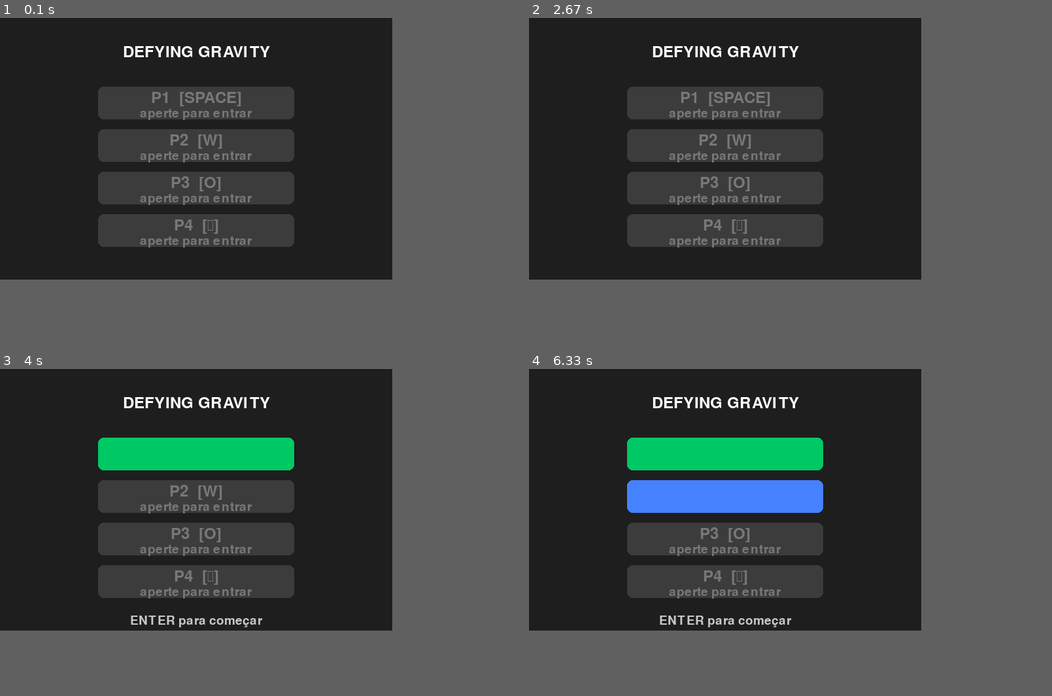
Above: before the commit, frames 1-4 (two rows, left to right).
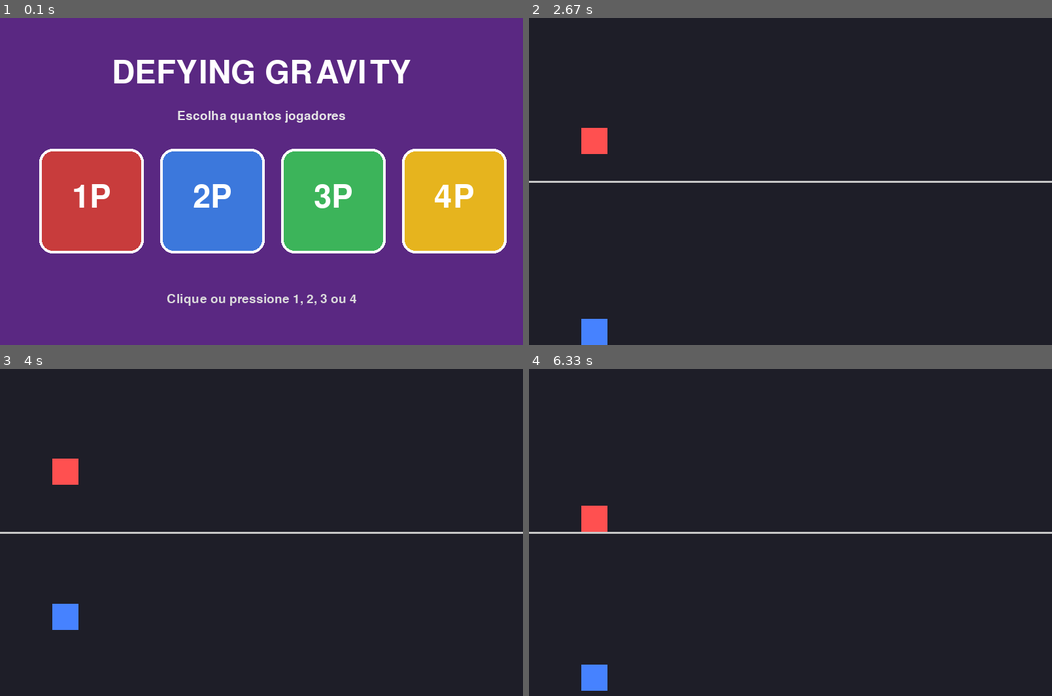
Above: after the commit, the same moments.

Repository: leomarsolla/pygameleomarcondes
Game: pygame game, started from jogo.py
Two runs of this game, one before a commit and one after it. Both use one fixed random seed, a clock stepped at 60 frames per second and the inputs below.
Inputs:
- Up to frame 1 (0.1 s): no input
- Up to frame 2 (2.67 s): tap 2 at 0.33 s; tap Space at 0.67, 1.98 s; tap W at 1, 1.9, 2.2, 2.4 s
- Up to frame 3 (4 s): tap W at 2.7, 3.47 s; tap Space at 3.55 s
- Up to frame 4 (6.33 s): tap W at 4.23, 4.63, 4.93, 5.3, 6.2 s; tap Space at 4.72, 6.28 s
In our replay, the window is 600x400 before the commit and 800x500 after it. These sizes can differ from the game's own. Grey fills any space a smaller window leaves; there, only what the larger window draws over its background counts as a difference.

The runs differ from the first frame. In frame 1, 67% of the frame differs, in the area x 0-97%, y 0-88%; in frame 2, 17%; in frame 3, 17%; in frame 4, 17%.

Commit message:
Selecao de players + linhas divisorias no comeco + colisoes necessarias pra gravidade

Diff:
--- a/jogo.py
+++ b/jogo.py
@@ -3,15 +3,15 @@
 
 pygame.init()
 
-WIDTH = 600
-HEIGHT = 400
+WIDTH = 800
+HEIGHT = 500
 window = pygame.display.set_mode((WIDTH, HEIGHT))
 pygame.display.set_caption('Defying Gravity')
 
 PLAYER_COLORS = [
-    (0, 200, 100),
+    (255, 80, 80),
     (70, 130, 255),
-    (255, 80, 80),
+    (80, 220, 100),
     (255, 200, 0),
 ]
 
@@ -22,103 +22,146 @@
     pygame.K_UP,
 ]
 
-KEY_NAMES = ['SPACE', 'W', 'O', '↑']
+KEY_NAMES = ['SPACE', 'W', 'O', 'UP']
 
 class Player(pygame.sprite.Sprite):
-    def __init__(self, player_id, color, flip_key):
+    def __init__(self, player_id, color, flip_key, lane_top, lane_bottom):
         pygame.sprite.Sprite.__init__(self)
 
         self.player_id = player_id
         self.flip_key = flip_key
+        self.lane_top = lane_top
+        self.lane_bottom = lane_bottom
 
         self.image = pygame.Surface((40, 40))
         self.image.fill(color)
         self.rect = self.image.get_rect()
 
         self.rect.x = 80
-        self.rect.y = 0  # posicionado depois, na hora de criar
+        self.rect.bottom = lane_bottom
 
         self.vel_y = 0
         self.gravity_dir = 1
+        self.on_ground = True
+        self.alive = True
 
     def flip_gravity(self):
-        self.gravity_dir *= -1
-        self.vel_y = 0
+        if self.on_ground:
+            self.gravity_dir *= -1
+            self.vel_y = 0
+            self.on_ground = False
 
-    def update(self):
+    def update(self, other_players):
         self.vel_y += 0.8 * self.gravity_dir
         self.rect.y += self.vel_y
 
-        if self.rect.bottom >= HEIGHT:
-            self.rect.bottom = HEIGHT
+        landed = False
+
+        if self.rect.bottom >= self.lane_bottom:
+            self.rect.bottom = self.lane_bottom
             self.vel_y = 0
-        if self.rect.top <= 0:
-            self.rect.top = 0
+            landed = True
+        if self.rect.top <= self.lane_top:
+            self.rect.top = self.lane_top
             self.vel_y = 0
+            landed = True
+
+        for other in other_players:
+            if other is self or not other.alive:
+                continue
+            if self.rect.colliderect(other.rect):
+                if self.vel_y > 0:
+                    self.rect.bottom = other.rect.top
+                elif self.vel_y < 0:
+                    self.rect.top = other.rect.bottom
+                self.vel_y = 0
+                landed = True
+
+        self.on_ground = landed
 
 clock = pygame.time.Clock()
 FPS = 30
-font = pygame.font.SysFont(None, 36)
+font_big = pygame.font.SysFont(None, 72)
+font_med = pygame.font.SysFont(None, 42)
 font_small = pygame.font.SysFont(None, 28)
 
-# ===== LOBBY =====
-ready = [False, False, False, False]
-in_lobby = True
+def menu_selecao():
+    selecionando = True
+    num = None
 
-while in_lobby:
-    clock.tick(FPS)
+    while selecionando:
+        clock.tick(FPS)
 
-    for event in pygame.event.get():
-        if event.type == pygame.QUIT:
-            pygame.quit()
-            exit()
-        if event.type == pygame.KEYDOWN:
-            for i, key in enumerate(PLAYER_KEYS):
-                if event.key == key:
-                    ready[i] = not ready[i]  # toggle: aperta de novo pra sair
-            if event.key == pygame.K_RETURN and any(ready):
-                in_lobby = False
+        for event in pygame.event.get():
+            if event.type == pygame.QUIT:
+                pygame.quit()
+                exit()
+            if event.type == pygame.MOUSEBUTTONDOWN:
+                mx, my = event.pos
+                for i in range(4):
+                    box_x = 60 + i * 185
+                    box_y = 200
+                    if box_x <= mx <= box_x + 160 and box_y <= my <= box_y + 160:
+                        num = i + 1
+                        selecionando = False
+            if event.type == pygame.KEYDOWN:
+                if event.key == pygame.K_1:
+                    num = 1
+                    selecionando = False
+                if event.key == pygame.K_2:
+                    num = 2
+                    selecionando = False
+                if event.key == pygame.K_3:
+                    num = 3
+                    selecionando = False
+                if event.key == pygame.K_4:
+                    num = 4
+                    selecionando = False
 
-    window.fill((30, 30, 30))
+        window.fill((90, 40, 130))
 
-    title = font.render('DEFYING GRAVITY', True, (255, 255, 255))
-    window.blit(title, (WIDTH // 2 - title.get_width() // 2, 40))
+        titulo = font_big.render('DEFYING GRAVITY', True, (255, 255, 255))
+        window.blit(titulo, (WIDTH // 2 - titulo.get_width() // 2, 60))
 
-    for i in range(4):
-        label = f'P{i+1}  [{KEY_NAMES[i]}]'
-        status = 'PRONTO!' if ready[i] else 'aperte para entrar'
-        color = PLAYER_COLORS[i] if ready[i] else (120, 120, 120)
+        sub = font_small.render('Escolha quantos jogadores', True, (230, 230, 230))
+        window.blit(sub, (WIDTH // 2 - sub.get_width() // 2, 140))
 
-        text = font.render(label, True, color)
-        sub = font_small.render(status, True, color)
+        cores_box = [
+            (200, 60, 60),
+            (60, 120, 220),
+            (60, 180, 90),
+            (230, 180, 30),
+        ]
 
-        y = 110 + i * 65
-        pygame.draw.rect(window, color if ready[i] else (60, 60, 60),
-                         (WIDTH // 2 - 150, y - 5, 300, 50), border_radius=8)
-        window.blit(text, (WIDTH // 2 - text.get_width() // 2, y))
-        window.blit(sub, (WIDTH // 2 - sub.get_width() // 2, y + 26))
+        for i in range(4):
+            box_x = 60 + i * 185
+            box_y = 200
+            pygame.draw.rect(window, cores_box[i], (box_x, box_y, 160, 160), border_radius=20)
+            pygame.draw.rect(window, (255, 255, 255), (box_x, box_y, 160, 160), 4, border_radius=20)
 
-    if any(ready):
-        enter_text = font_small.render('ENTER para começar', True, (200, 200, 200))
-        window.blit(enter_text, (WIDTH // 2 - enter_text.get_width() // 2, 375))
+            label = font_big.render(f'{i+1}P', True, (255, 255, 255))
+            window.blit(label, (box_x + 80 - label.get_width() // 2, box_y + 50))
 
-    pygame.display.update()
+        rodape = font_small.render('Clique ou pressione 1, 2, 3 ou 4', True, (220, 220, 220))
+        window.blit(rodape, (WIDTH // 2 - rodape.get_width() // 2, 420))
 
-# ===== CRIANDO OS PLAYERS QUE ENTRARAM =====
+        pygame.display.update()
+
+    return num
+
+num_players = menu_selecao()
+
 all_sprites = pygame.sprite.Group()
 players = pygame.sprite.Group()
 
-active_players = [i for i in range(4) if ready[i]]
-num_players = len(active_players)
-
-for slot, i in enumerate(active_players):
-    p = Player(i + 1, PLAYER_COLORS[i], PLAYER_KEYS[i])
-    # distribui verticalmente só entre os que entraram
-    p.rect.y = (HEIGHT // (num_players + 1)) * (slot + 1) - 20
+lane_height = HEIGHT // num_players
+for i in range(num_players):
+    lane_top = i * lane_height
+    lane_bottom = (i + 1) * lane_height
+    p = Player(i + 1, PLAYER_COLORS[i], PLAYER_KEYS[i], lane_top, lane_bottom)
     all_sprites.add(p)
     players.add(p)
 
-# ===== GAME LOOP =====
 game = True
 
 while game:
@@ -132,10 +175,18 @@
                 if event.key == player.flip_key:
                     player.flip_gravity()
 
-    all_sprites.update()
+    for player in players:
+        player.update(players)
 
-    window.fill((30, 30, 30))
-    all_sprites.draw(window)
+    window.fill((30, 30, 40))
+
+    for i in range(1, num_players):
+        y = i * lane_height
+        pygame.draw.line(window, (200, 200, 200), (0, y), (WIDTH, y), 3)
+
+    for sprite in all_sprites:
+        window.blit(sprite.image, sprite.rect)
+
     pygame.display.update()
 
 pygame.quit()
